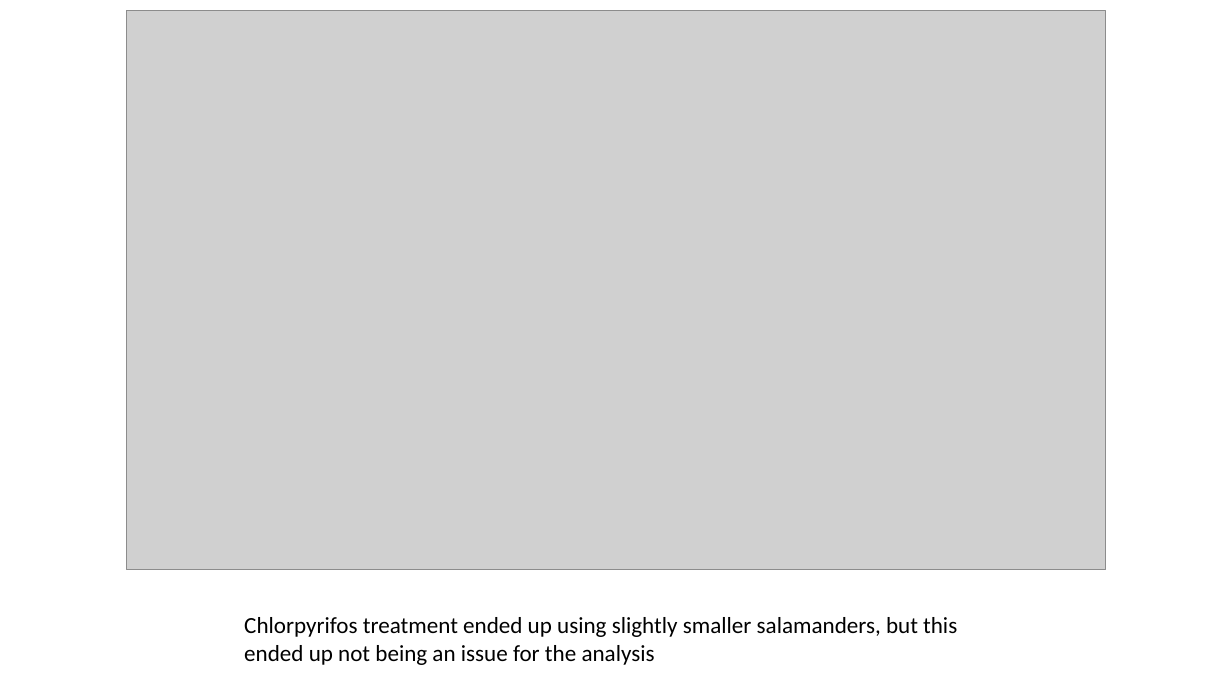
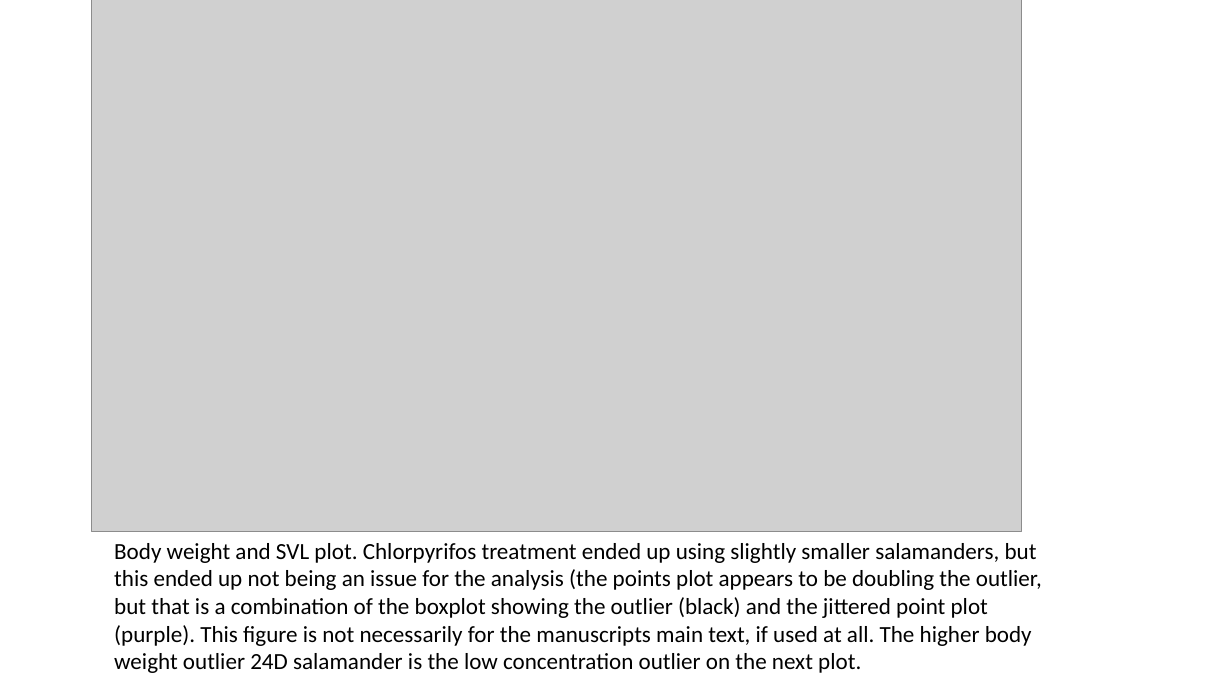
Before and after one commit to amphibian-exeff/vanmeter_salamander_exposures, a slide deck: slide 2 of pptx/rvm_salamander_gsh_analyses.pptx. Drawn at 1232x693 pixels with LibreOffice and Linux fonts; fonts in the diff are those of the drawing; grey boxes stand for pictures. Boxes give left, top, right and bottom in pixels: in the first picture for what was removed or moved away, otherwise in the second. Text is boxed around its words. In the diff, an @@ line names an element or a change of style, - is before the commit and + after.

```diff
--- a/pptx/rvm_salamander_gsh_analyses.pptx
+++ b/pptx/rvm_salamander_gsh_analyses.pptx
@@ picture: place and size @@
-picture at [127,10,1106,570]
+picture at [91,0,1022,531]
@@ text at [114,543,1042,673]: text changed @@
-Chlorpyrifos treatment ended up using slightly smaller salamanders, but this ended up not being an issue for the analysis
+Body weight and SVL plot. Chlorpyrifos treatment ended up using slightly smaller salamanders, but this ended up not being an issue for the analysis (the points plot appears to be doubling the outlier, but that is a combination of the boxplot showing the outlier (black) and the jittered point plot (purple). This figure is not necessarily for the manuscripts main text, if used at all. The higher body weight outlier 24D salamander is the low concentration outlier on the next plot.
```
Also in this commit, not shown: 1 other slide changed, 2 slides added, 3 other files.
